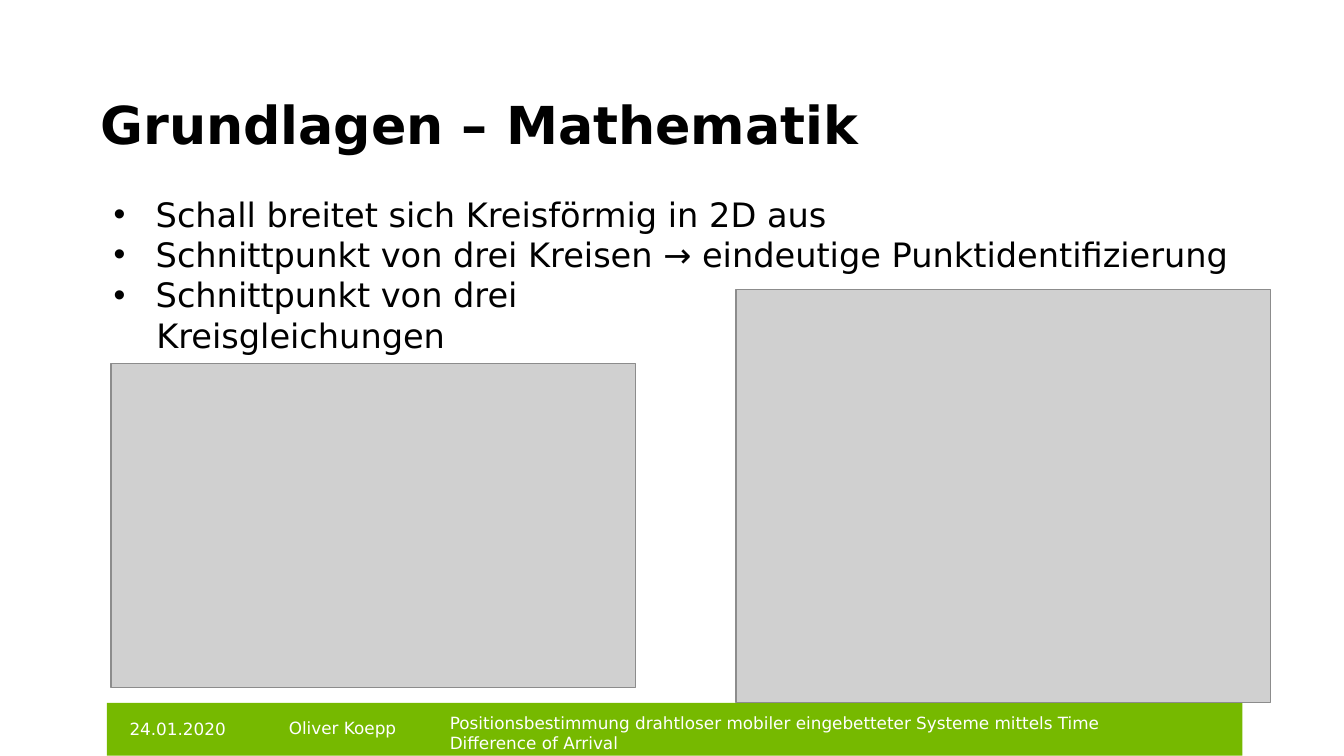
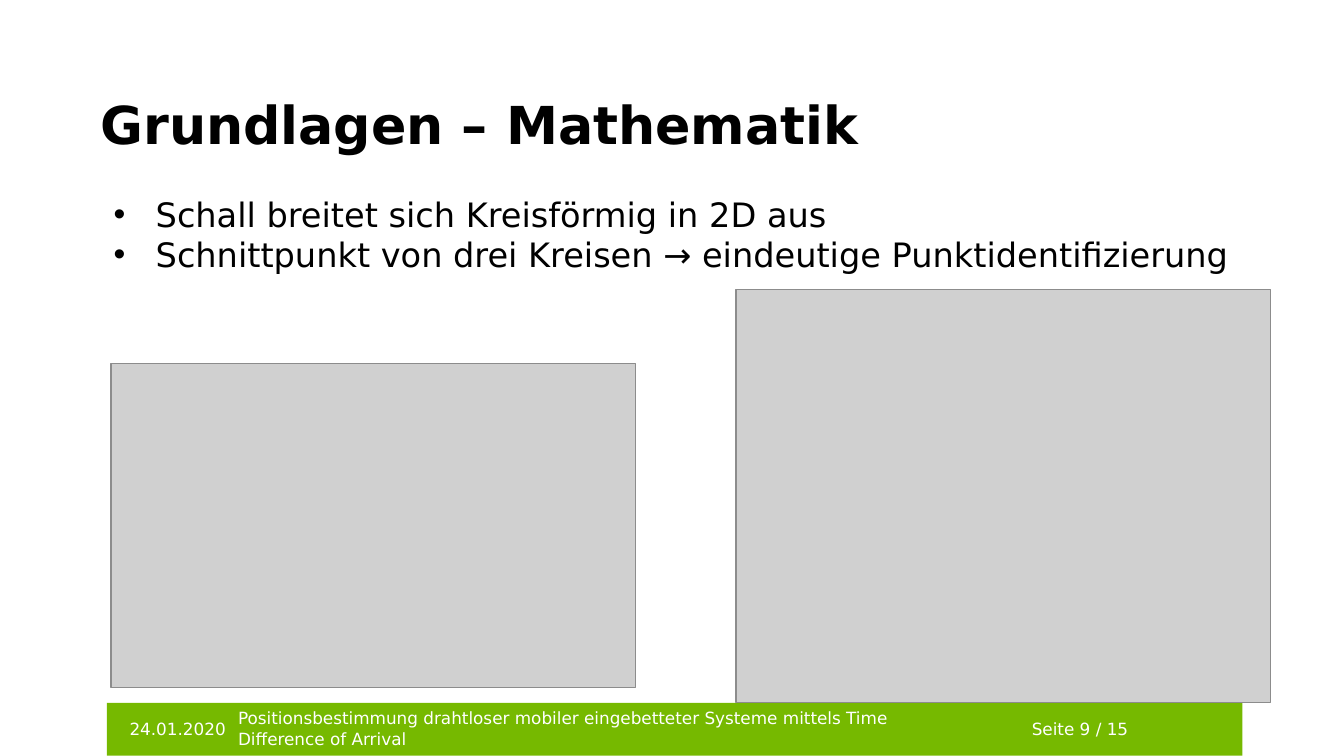
Before and after one commit to git-oliver/Bachelor-thesis, a slide deck: slide 10 of bachelorarbeit_vortrag.pptx (slide 11 before the commit). Drawn at 1344x756 pixels with LibreOffice and Linux fonts; fonts in the diff are those of the drawing; grey boxes stand for pictures; background and template pictures are left out. Boxes give left, top, right and bottom in pixels: in the first picture for what was removed or moved away, otherwise in the second. Text is boxed around its words. In the diff, an @@ line names an element or a change of style, - is before the commit and + after.

```diff
--- a/bachelorarbeit_vortrag.pptx
+++ b/bachelorarbeit_vortrag.pptx
@@ text at (156,281,517,355): paragraphs removed @@
-• Schnittpunkt von drei
-Kreisgleichungen
@@ text "Positionsbestimmung drahtloser mobiler eingebetteter Systeme ...": place and size @@
-text "Positionsbestimmung drahtloser mobiler eingebetteter Systeme ..." at (450,716,1099,750)
+text "Positionsbestimmung drahtloser mobiler eingebetteter Systeme ..." at (238,711,887,746)
@@ text removed at (289,721,396,738) @@
-Oliver Koepp
@@ text added at (1032,722,1128,736), 9 pt, text #FFFFFF @@
+Seite 9 / 15
```
Also in this commit, not shown: 14 other slides changed, 1 slide removed, 1 other file.
